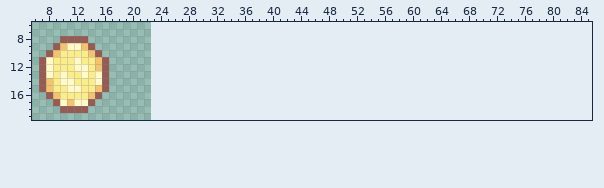
Two versions of one sprite sheet, graphics/coin.png. That is the earlier state.
The file is 23x26 pixels. Shown: x 6..85, y 6..19. The old version is drawn lined up with the new one, on the new canvas.
New version:
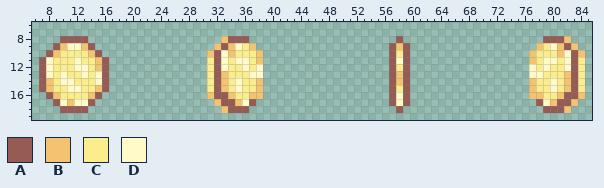
Palette (. is transparent): A #965c54  B #f3c370  C #fbec8c  D #fffac8
Edits made:
canvas 23x26 -> 92x26
Changed rows in their new state; - is an unchanged pixel.
first column x 31:
 8 --BAAA---------------------A--------------------AAAB--
 9 -BABDCB-------------------ABA------------------BCDBAB-
10 BADBCCCB------------------ACA-----------------BCCCBDAB
11 CADCDDCB------------------ADA-----------------BCDDCDAC
12 CADCCDCD------------------ACA-----------------DCDCCDAC
13 CABCCCDD------------------ABA-----------------DDCCCBAC
14 CABCDCCB------------------ABA-----------------BCCDCBAC
15 CABCDCCB------------------ACA-----------------BCCDCBAC
16 BAABCCBB------------------ADA-----------------BBCCBAAB
17 -BAABDA-------------------ADA------------------ADBAAB-
18 --BAAA---------------------A--------------------AAAB--
Pixel boxes of the changes (left, top, right, bottom) in both pictures:
added: (207, 36, 263, 113)
added: (389, 36, 410, 113)
added: (529, 36, 585, 113)
